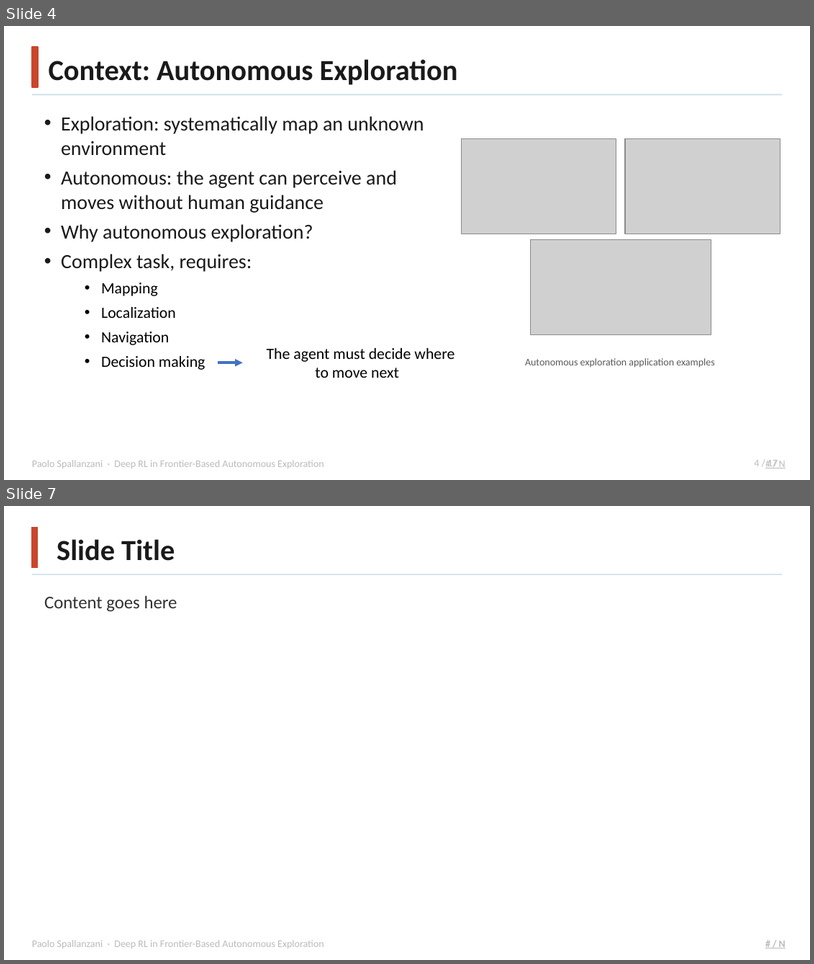
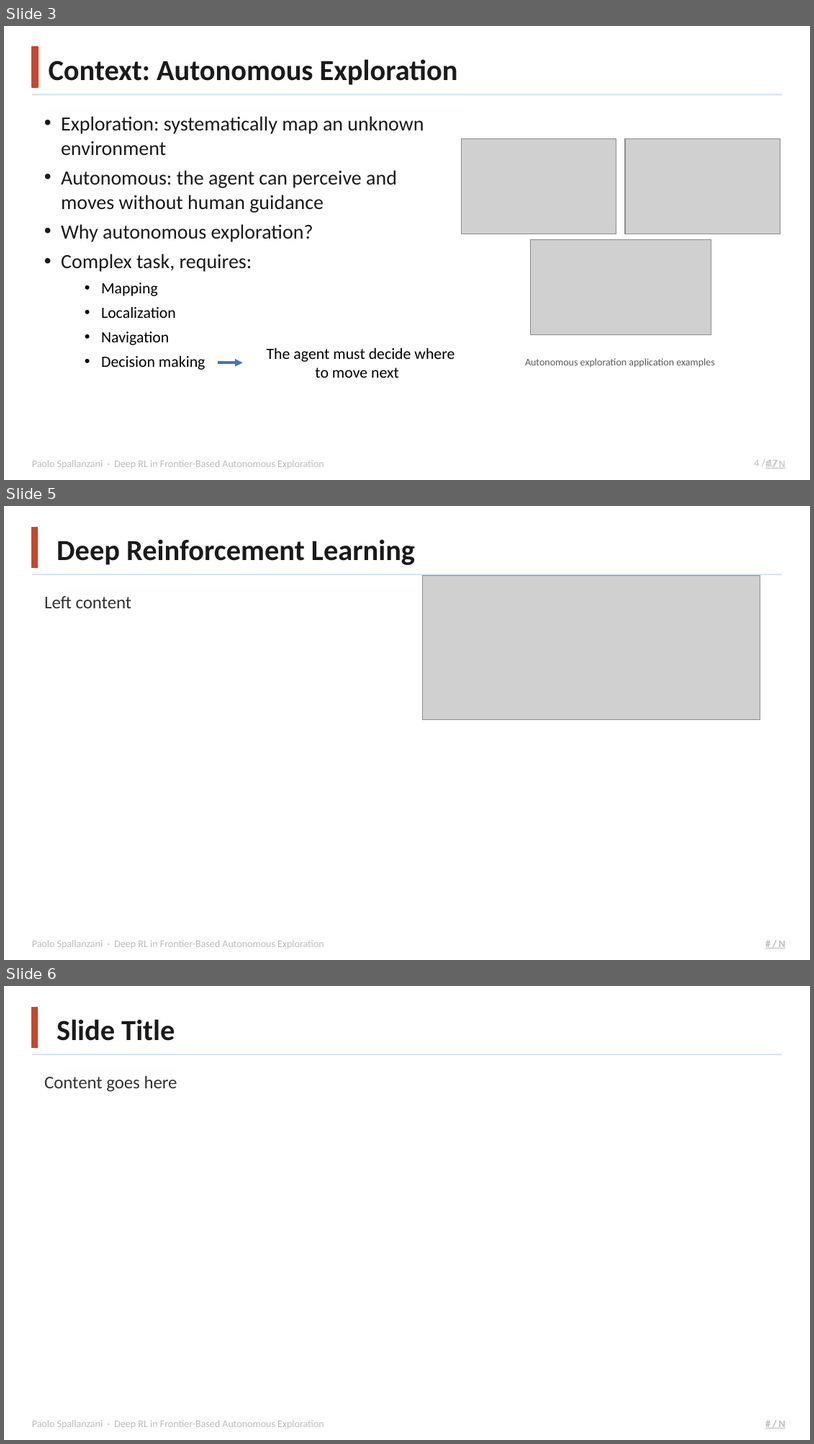
Before and after one commit to Paolo-Spall/presentazione_tesi_dae, a slide deck: presentation_1.pptx. Shown one above the other, each under a label of ours: slides 4 and 7 before the commit, slides 3, 5 and 6 after it; the slides between them are not shown. The pictures are 814x964 and 814x1444 pixels, drawn with LibreOffice and Linux fonts; fonts in the diff are those of the drawing; grey boxes stand for pictures; background and template pictures are left out. Boxes give left, top, right and bottom in pixels: in the first picture for what was removed or moved away, otherwise in the second. Text is boxed around its words. In the diff, an @@ line names an element or a change of style, - is before the commit and + after.

```diff
--- a/presentation_1.pptx
+++ b/presentation_1.pptx
@@ slide 5 added at (x1=4, y1=506, x2=810, y2=960), background #FFFFFF; not listed: 5 template elements that a slide beside it also shows @@
@@ text added at (x1=57, y1=539, x2=415, y2=565), 26 pt, text #1A1A1A, bold @@
+Deep Reinforcement Learning
@@ picture added at (x1=422, y1=575, x2=761, y2=720) @@
@@ text added at (x1=44, y1=596, x2=132, y2=608), 16 pt, text #333333 @@
+Left content
@@ what was slide 4 is now slide 3 @@
@@ what was slide 7 is now slide 6 @@
```
Also in this commit, not shown: 1 slide changed, 2 slides removed.
